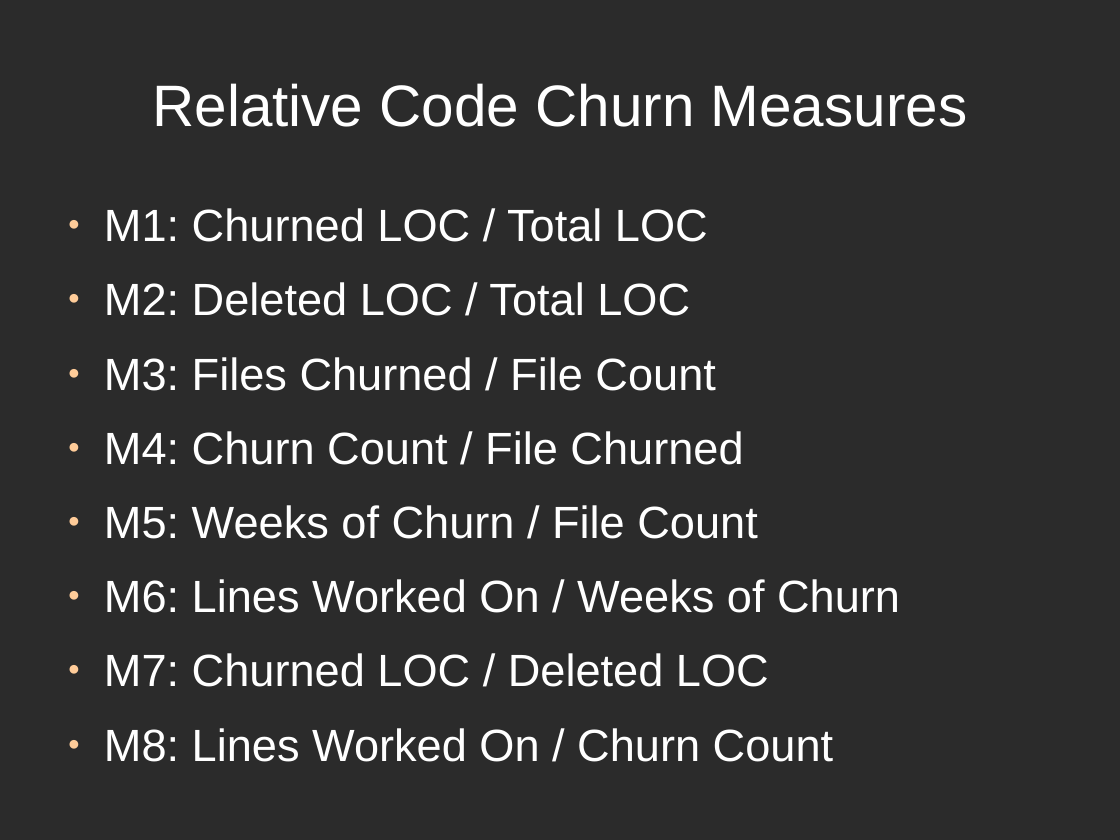
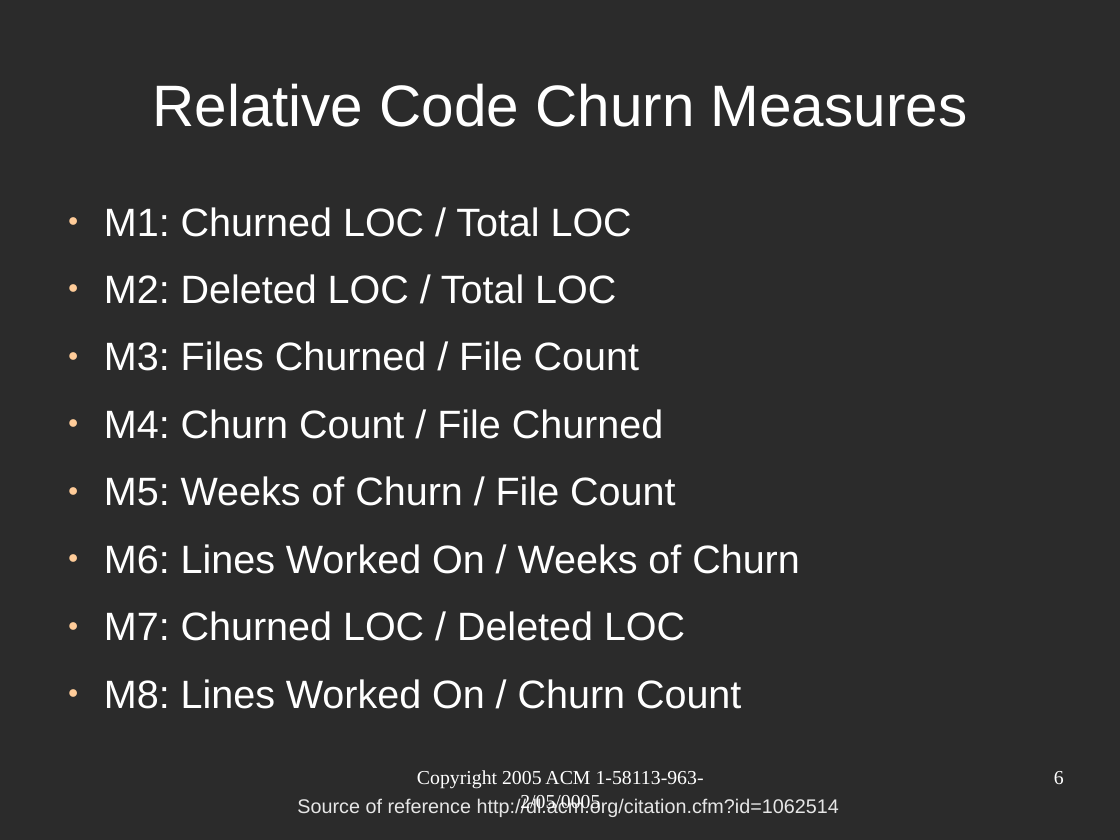
Before and after one commit to tajmilur-rahman/SOEN691D, a slide deck: slide 6 of presentation/Nagappan2005.odp. Drawn at 1120x840 pixels with LibreOffice and Linux fonts; fonts in the diff are those of the drawing; background and template pictures are left out; a plain dark background stands for a picture behind light text. Boxes give left, top, right and bottom in pixels: in the first picture for what was removed or moved away, otherwise in the second. Text is boxed around its words. In the diff, an @@ line names an element or a change of style, - is before the commit and + after.

```diff
--- a/presentation/Nagappan2005.odp
+++ b/presentation/Nagappan2005.odp
@@ text "M1: Churned LOC / Total ..." at [104, 207, 800, 709]: size 32 to 28 pt @@
@@ text added at [417, 770, 704, 813], 14 pt, text #FFFFFF @@
+Copyright 2005 ACM 1-58113-963-2/05/0005
@@ page number added at [1054, 771, 1064, 784], 14 pt, text #FFFFFF @@
+6
@@ text added at [297, 797, 839, 817], 14 pt, text #E6E6E6 @@
+Source of reference http://dl.acm.org/citation.cfm?id=1062514
```
Also in this commit, not shown: 15 other slides changed, 1 other file.
